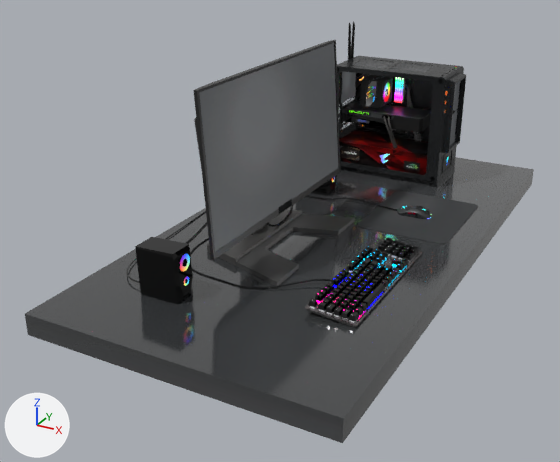
The glTF model public/desktop_pc/scene-optimized.gltf, before and after one commit.
Before and after are seen from a 50 mm lens placed at (7.33, -18.84, 8.44), pointed at (-1.43, -2.91, 0.47). Lighting does not change. The marker at lower left points along +X, +Y and +Z. The picture after the commit comes second. Where no turn or scale is listed for an object, it has been applied to the vertices.

The older version as bpy lines, for what is in view:
```python
ob_cube063_material074_0 = bpy.data.objects.new('Cube063_Material074_0', me_mesh_65)
ob_cube063_material074_0.parent = ob_auxscene
ob_cube063_material074_0.location = (1.236, 0.274, 0.402)
ob_cube063_material074_0.rotation_euler = (-1.571, 3.142, 0.0)  # degrees (-90, 180, 0)
ob_cube063_material074_0.scale = (-0.291, 0.155, 0.291)
ob_cube064_material074_0 = bpy.data.objects.new('Cube064_Material074_0', me_mesh_63)
ob_cube064_material074_0.parent = ob_auxscene
ob_cube064_material074_0.location = (0.998, 0.274, 0.339)
ob_cube064_material074_0.rotation_euler = (-1.571, 3.142, 0.0)  # degrees (-90, 180, 0)
ob_cube064_material074_0.scale = (-0.438, 0.234, 0.438)
ob_cube065_material074_0 = bpy.data.objects.new('Cube065_Material074_0', me_mesh_66)
ob_cube065_material074_0.parent = ob_auxscene
ob_cube065_material074_0.location = (0.767, 0.274, 0.417)
ob_cube065_material074_0.rotation_euler = (-1.571, -3.131, 0.0)  # degrees (-90, -179, 0)
ob_cube065_material074_0.scale = (-0.25, 0.134, 0.25)
ob_cube_material_0 = bpy.data.objects.new('Cube_Material_0', me_mesh_0)
ob_cube_material_0.parent = ob_auxscene
ob_cube_material_0.location = (-0.61, -1.561, -0.00556)
ob_cube_material_0.rotation_euler = (1.571, 3.142, 0.0)  # degrees (90, 180, 0)
ob_cube_material_0.scale = (-3.69, 0.26, 7.32)
ob_mesh_591_002 = bpy.data.objects.new('Mesh_591.002', me_mesh_591)
ob_mesh_591_002.parent = ob_mesh_6
ob_mesh_591_002.location = (0.896, 3.554, 1.781)
ob_mesh_591_002.rotation_euler = (0.0, 0.0, 1.571)  # degrees (0, 0, 90)
ob_mesh_591_002.scale = (0.545, 0.545, 0.545)
ob_mesh_591_004 = bpy.data.objects.new('Mesh_591.004', me_mesh_591)
ob_mesh_591_004.parent = ob_mesh_6
ob_mesh_591_004.location = (-2.411, 3.348, 2.926)
ob_mesh_591_004.rotation_euler = (0.0, 0.0, 1.571)  # degrees (0, 0, 90)
ob_mesh_591_004.scale = (0.545, 0.545, 0.545)
ob_my_screen_my_screen_0 = bpy.data.objects.new('MY_SCREEN_MY_SCREEN_0', me_mesh_100)
ob_my_screen_my_screen_0.location = (-1.36, -3.0, 3.0)
ob_object_241_material070_0 = bpy.data.objects.new('Object_241_Material070_0', me_mesh_225)
ob_object_241_material070_0.location = (1.94, -5.88, 0.35)
ob_plane_material053_0 = bpy.data.objects.new('Plane_Material053_0', me_mesh_54)
ob_plane_material053_0.location = (1.17, 0.29, 0.27)
# also in view: 'Cube012_Material011_0' at (-0.86, 2.65, 2.0); 'Cube011_Material010_0' at (-0.86, 3.54, 2.0); 'Cube020_Material020_0' at (-0.96, 3.63, 0.79); 'Cube001_Material055_0' at (-1.39, -3.0, 2.96); 'Cube007_Material037_0' at (-2.13, -3.08, 0.35)
```
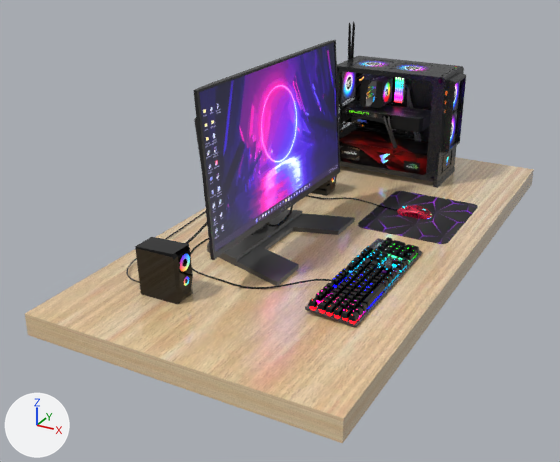
Where the change shows, as pixel boxes [x1, y1, x2, y2] in the pictures (560 x 462 px):
'Cube_Material_0', surface changed (grey to beige): [25, 157, 534, 443] in both
'MY_SCREEN_MY_SCREEN_0', surface changed: [199, 43, 338, 252] in both
'Mesh_591.004', surface changed: [341, 72, 356, 103] in both
'Mesh_591.002', surface changed: [450, 110, 457, 145] in both
'Cube063_Material074_0', surface changed: [409, 205, 432, 219] in both
'Mesh_591', surface changed: [453, 81, 460, 111] in both
'Mesh_591.009', surface changed: [396, 63, 430, 73] in both
'Mesh_591.007', surface changed: [356, 59, 390, 68] in both
'Cube064_Material074_0', surface changed: [398, 208, 425, 219] in both
'Cube065_Material074_0', surface changed: [397, 205, 414, 213] in both

Edits to the bpy script that builds the scene:
```text
Add img_basecolor_39_webp:
    img_basecolor_39_webp = load_image('baseColor_39.webp', 'baseColor_39.webp', 128, 128, 'sRGB')
Add img_basecolor_37_webp:
    img_basecolor_37_webp = load_image('baseColor_37.webp', 'baseColor_37.webp', 256, 512, 'sRGB')
Add img_basecolor_32_webp:
    img_basecolor_32_webp = load_image('baseColor_32.webp', 'webp/baseColor_32.webp', 1024, 512, 'sRGB')
Add img_basecolor_27_webp:
    img_basecolor_27_webp = load_image('baseColor_27.webp', 'baseColor_27.webp', 1024, 1024, 'sRGB')
Add img_basecolor_1_webp:
    img_basecolor_1_webp = load_image('baseColor_1.webp', 'baseColor_1.webp', 1024, 1024, 'sRGB')
Change mat_material:
    where n2 = _N.new('ShaderNodeTexImage'); n2.name = 'Image Texture'
    n2.image: img_basecolor_2_webp -> img_basecolor_1_webp
Change mat_material_074_25:
    mat_material_074_25.texture: img_basecolor_2_webp -> img_basecolor_27_webp
Change mat_material_074_30:
    where n2 = _N.new('ShaderNodeTexImage'); n2.name = 'Image Texture'
    n2.image: img_basecolor_2_webp -> img_basecolor_32_webp
    where n3 = _N.new('ShaderNodeTexImage'); n3.name = 'Image Texture.001'
    n3.image: img_basecolor_2_webp -> img_basecolor_32_webp
Change mat_material_074_39:
    where n2 = _N.new('ShaderNodeTexImage'); n2.name = 'Image Texture'
    n2.image: img_basecolor_2_webp -> img_basecolor_37_webp
    where n3 = _N.new('ShaderNodeTexImage'); n3.name = 'Image Texture.001'
    n3.image: img_basecolor_2_webp -> img_basecolor_37_webp
Change mat_material_074_0:
    where n2 = _N.new('ShaderNodeTexImage'); n2.name = 'Image Texture'
    n2.image: img_basecolor_2_webp -> img_basecolor_39_webp
    where n3 = _N.new('ShaderNodeTexImage'); n3.name = 'Image Texture.001'
    n3.image: img_basecolor_2_webp -> img_basecolor_39_webp
```
